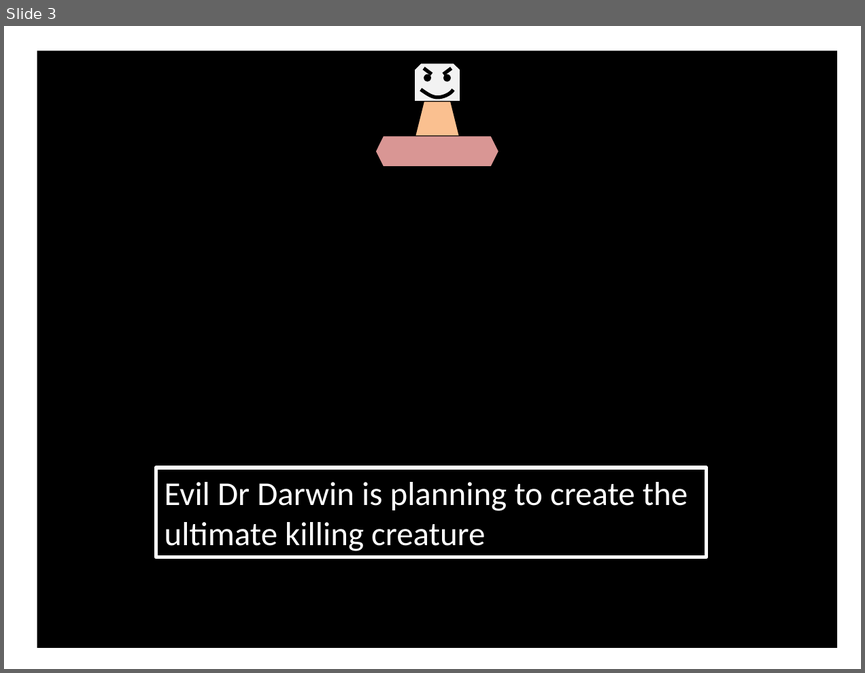
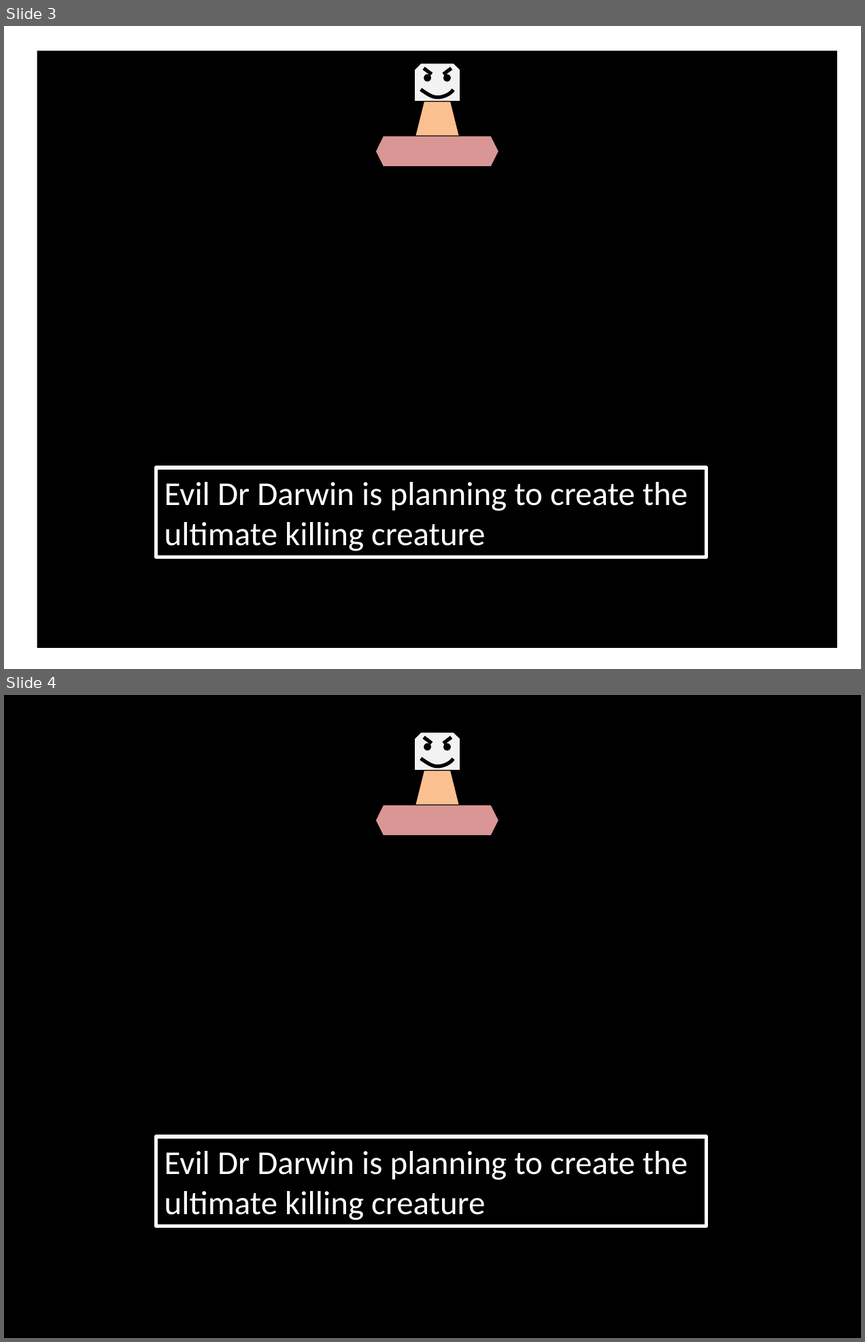
Before and after one commit to cleye/Dr-Darwin, a slide deck: resources/Presentation1.pptx. Shown one above the other, each under a label of ours: slide 3 before the commit, slides 3 and 4 after it. The pictures are 865x673 and 865x1342 pixels, drawn with LibreOffice and Linux fonts; fonts in the diff are those of the drawing. Boxes give left, top, right and bottom in pixels: in the first picture for what was removed or moved away, otherwise in the second. Text is boxed around its words. In the diff, an @@ line names an element or a change of style, - is before the commit and + after.

```diff
--- a/resources/Presentation1.pptx
+++ b/resources/Presentation1.pptx
@@ slide 4 added at bbox=[4, 695, 861, 1338], background #FFFFFF @@
@@ rectangle added at bbox=[4, 695, 861, 1338], fill #000000 @@
@@ group added at bbox=[375, 732, 498, 836]: 2 ellipses, 2 lines, 1 trapezoid, 1 hexagon, 1 snip same rect, 1 freeform shape @@
@@ rectangle added at bbox=[156, 1136, 706, 1225], outline #FFFFFF 3 pt, 28 pt, text #FFFFFF @@
+Evil Dr Darwin is planning to create the ultimate killing creature
```
Also in this commit, not shown: 4 other files.
